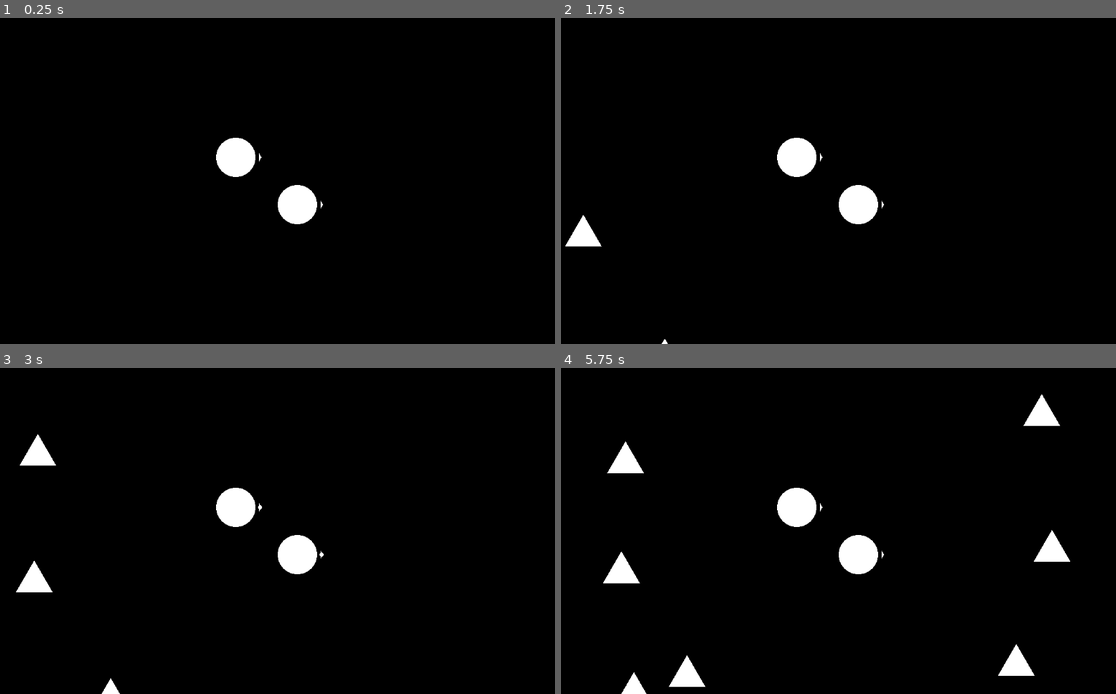
Above: before the commit, frames 1-4 (two rows, left to right).
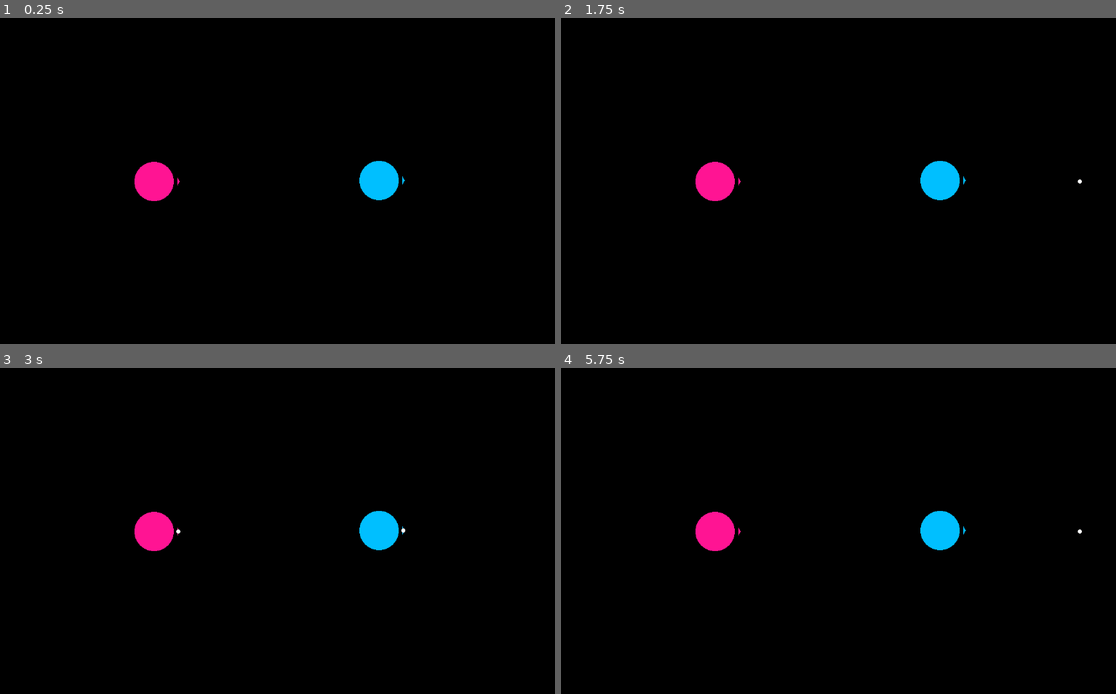
Above: after the commit, the same moments.

Repository: Kiryume/now-there-are-two
Game: Godot game, scene res://main.tscn
Same seed, same stepped clock (60 frames per second), same inputs: the game is played once before the commit and once after it.
Inputs:
- Up to frame 1 (0.25 s): no input
- Up to frame 2 (1.75 s): tap Enter at 0.5 s
- Up to frame 3 (3 s): no input
- Up to frame 4 (5.75 s): no input

The runs differ from the first frame. In frame 1, 2.8% of the frame differs, in the area x 24-74%, y 36-64%; in frame 2, 3.1%; in frame 3, 3.6%; in frame 4, 5.0%, in the area x 7-94%, y 8-100%.
Error before the commit: Invalid assignment of property or key 'color' with value of type 'Color' on a base object of type 'null instance'. (res://Player/Player.gd:16)

Commit message:
add more intuitive movement

Diff:
--- a/Enemies/enemy.gd
+++ b/Enemies/enemy.gd
@@ -1,8 +1,9 @@
 class_name Enemy
 extends CharacterBody2D
 
-
 const SPEED = 20.0
+# Adjust this value to make rotation faster or slower
+const ROTATION_SPEED = 5.0
 
 var players: Array[Player]
 
@@ -10,15 +11,20 @@
 	players = PlayerList.players
 
 func _physics_process(delta: float) -> void:
-	var player1 = players[0]
-	var player2 = players[1]
-	var closestPlayerPosition: Vector2
-	if player1.position.distance_to(position) < player2.position.distance_to(position):
-		closestPlayerPosition = player1.position
+	var player1: Player = players[0]
+	var player2: Player = players[1]
+	var closest_player: Player
+
+	if player1.position.distance_squared_to(position) < player2.position.distance_squared_to(position):
+		closest_player = player1
 	else:
-		closestPlayerPosition = player2.position
-	var direction :Vector2= closestPlayerPosition - position
-	direction = direction.normalized()
-	velocity = direction * SPEED
+		closest_player = player2
+	var direction = closest_player.position - position
+	if direction.length_squared() > 0.1:
+		var target_angle = direction.angle() - 0.5
+		rotation = lerp_angle(rotation, target_angle, delta * ROTATION_SPEED)
+		velocity = direction.normalized() * SPEED
+	else:
+		velocity = Vector2.ZERO
 
 	move_and_slide()
--- a/MainScene.gd
+++ b/MainScene.gd
@@ -1,7 +1,7 @@
 extends Node2D
 
 @onready
-var players: Array[Player] = [$Player, $Player2]
+var players: Array[Player] = [$PlayerManager/Player, $PlayerManager/Player2]
 
 func _ready():
 	PlayerList.set_players(players)
--- a/Player/Player.gd
+++ b/Player/Player.gd
@@ -2,49 +2,46 @@
 class_name Player
 
 @export
-var speed := 300.
+var speed := 500.
 
 @export
-var player_select := 1
+var player_select := "left"
 
 
 @onready
-var text : ColorRect = $ColorRect
+var text : ColorRect = $Texture
+
+@onready
+var muzzle_text : ColorRect = $Bullets2/MuzzleTexture
+
+var target_color: Color
 
 func _ready():
-	if player_select == 1:
-		text.color = Color.RED
+	if player_select == "left":
+		target_color = Color.DEEP_PINK
 	else:
-		text.color = Color.BLUE
+		target_color = Color.DEEP_SKY_BLUE
+
+	text.color = target_color
+	muzzle_text.color = target_color
 
 const MAX_COLLISION_COUNT = 10
 
 func take_collision_dmg(enemy: Enemy):
 	pass
 
-func _physics_process(delta: float) -> void:
-	# --- 1. Get input direction ---
-	var prefix = "p" + str(player_select)
+func _physics_process(_delta: float) -> void:
+	var prefix = player_select
 	var p1x := Input.get_axis(prefix + "_move_left", prefix + "_move_right")
 	var p1y := Input.get_axis(prefix + "_move_up", prefix + "_move_down")
 
-	# --- 2. Normalize the direction vector (FIX 2) ---
-	# This ensures you don't move faster diagonally.
 	var input_direction = Vector2(p1x, p1y).normalized()
 
-	# --- Set velocity using a REASONABLE speed (FIX 1) ---
-	# 'speed' is pixels-per-second. 300 is a normal value.
 	velocity = input_direction * speed
+	if input_direction != Vector2.ZERO:
+		rotation = input_direction.angle()
 
-	# --- 3. Move and check for ONE collision (FIX 3) ---
-	var collision = move_and_collide(velocity * delta)
+	if input_direction == Vector2.ZERO:
+		velocity = Vector2.ZERO
 
-	# If a collision happened, 'collision' will not be null.
-	if collision:
-		# Check what we hit
-		var collider = collision.get_collider()
-		if collider is Enemy:
-			take_collision_dmg(collider)
-
-		# Optional: If you want to bounce, you could do this:
-		# velocity = velocity.bounce(collision.get_normal())
+	move_and_slide()
--- a/enemies.gd
+++ b/enemies.gd
@@ -1,7 +1,7 @@
 extends Node2D
 
 @export
-var spawn_offset = 500.;
+var spawn_offset = 1000.;
 
 @export
 var max_enemies = 20;
--- a/main.tscn
+++ b/main.tscn
@@ -1,29 +1,18 @@
-[gd_scene load_steps=6 format=3 uid="uid://cn1sduxcwk4b3"]
+[gd_scene load_steps=7 format=3 uid="uid://cn1sduxcwk4b3"]
 
 [ext_resource type="Script" uid="uid://dlbokws333ddg" path="res://MainScene.gd" id="1_h2yge"]
 [ext_resource type="PackedScene" uid="uid://di3akrsmx4at3" path="res://Player/Player.tscn" id="1_ig7tw"]
 [ext_resource type="Script" uid="uid://dywkyivbyklps" path="res://Camera.gd" id="2_0xm2m"]
 [ext_resource type="PackedScene" uid="uid://w2su3uda5cm" path="res://Enemies/Enemy.tscn" id="2_1bvp3"]
+[ext_resource type="Script" uid="uid://buw4bcy01nfq1" path="res://player_manager.gd" id="5_7mycd"]
 [ext_resource type="Script" uid="uid://c3d4xvna50ase" path="res://enemies.gd" id="5_lquwl"]
 
 [node name="Node2D" type="Node2D"]
 script = ExtResource("1_h2yge")
 
-[node name="Player" parent="." instance=ExtResource("1_ig7tw")]
-position = Vector2(122, 94)
-speed = 150.0
-player_select = 1
-acceleration = 0.5
-
-[node name="Player2" parent="." instance=ExtResource("1_ig7tw")]
-position = Vector2(244, 188)
-speed = 150.0
-player_select = 2
-acceleration = 0.5
-
 [node name="Camera2D" type="Camera2D" parent="." node_paths=PackedStringArray("targets")]
 script = ExtResource("2_0xm2m")
-targets = [NodePath("../Player"), NodePath("../Player2")]
+targets = [NodePath("../PlayerManager/Player"), NodePath("../PlayerManager/Player2")]
 
 [node name="EnemySpawnTimer" type="Timer" parent="."]
 wait_time = 0.5
@@ -33,4 +22,14 @@
 script = ExtResource("5_lquwl")
 enemyscene = ExtResource("2_1bvp3")
 
+[node name="PlayerManager" type="Node2D" parent="."]
+script = ExtResource("5_7mycd")
+
+[node name="Player" parent="PlayerManager" instance=ExtResource("1_ig7tw")]
+position = Vector2(-246, 2)
+
+[node name="Player2" parent="PlayerManager" instance=ExtResource("1_ig7tw")]
+position = Vector2(200, 0)
+player_select = "right"
+
 [connection signal="timeout" from="EnemySpawnTimer" to="Enemies" method="_on_enemy_spawn_timer_timeout"]
--- /dev/null
+++ b/player_manager.gd
@@ -0,0 +1,11 @@
+extends Node2D
+
+
+@onready
+var player1: Player = $Player
+@onready
+var player2: Player = $Player2
+
+# Called every frame. 'delta' is the elapsed time since the previous frame.
+func _process(delta: float) -> void:
+	pass
--- a/project.godot
+++ b/project.godot
@@ -21,49 +21,49 @@
 
 [input]
 
-p1_move_left={
+left_move_left={
 "deadzone": 0.2,
 "events": [Object(InputEventJoypadMotion,"resource_local_to_scene":false,"resource_name":"","device":-1,"axis":0,"axis_value":-1.0,"script":null)
 , Object(InputEventKey,"resource_local_to_scene":false,"resource_name":"","device":-1,"window_id":0,"alt_pressed":false …(182 unchanged characters)…
 ]
 }
-p1_move_right={
+left_move_right={
 "deadzone": 0.2,
 "events": [Object(InputEventKey,"resource_local_to_scene":false,"resource_name":"","device":-1,"window_id":0,"alt_press …(192 unchanged characters)…
 , Object(InputEventJoypadMotion,"resource_local_to_scene":false,"resource_name":"","device":-1,"axis":0,"axis_value":1.0,"script":null)
 ]
 }
-p1_move_up={
+left_move_up={
 "deadzone": 0.2,
 "events": [Object(InputEventKey,"resource_local_to_scene":false,"resource_name":"","device":-1,"window_id":0,"alt_press …(192 unchanged characters)…
 , Object(InputEventJoypadMotion,"resource_local_to_scene":false,"resource_name":"","device":-1,"axis":1,"axis_value":-1.0,"script":null)
 ]
 }
-p1_move_down={
+left_move_down={
 "deadzone": 0.2,
 "events": [Object(InputEventKey,"resource_local_to_scene":false,"resource_name":"","device":-1,"window_id":0,"alt_press …(192 unchanged characters)…
 , Object(InputEventJoypadMotion,"resource_local_to_scene":false,"resource_name":"","device":-1,"axis":1,"axis_value":1.0,"script":null)
 ]
 }
-p2_move_left={
+right_move_left={
 "deadzone": 0.2,
 "events": [Object(InputEventKey,"resource_local_to_scene":false,"resource_name":"","device":-1,"window_id":0,"alt_press …(195 unchanged characters)…
 , Object(InputEventJoypadMotion,"resource_local_to_scene":false,"resource_name":"","device":-1,"axis":2,"axis_value":-1.0,"script":null)
 ]
 }
-p2_move_right={
+right_move_right={
 "deadzone": 0.2,
 "events": [Object(InputEventKey,"resource_local_to_scene":false,"resource_name":"","device":-1,"window_id":0,"alt_press …(195 unchanged characters)…
 , Object(InputEventJoypadMotion,"resource_local_to_scene":false,"resource_name":"","device":-1,"axis":2,"axis_value":1.0,"script":null)
 ]
 }
-p2_move_up={
+right_move_up={
 "deadzone": 0.2,
 "events": [Object(InputEventKey,"resource_local_to_scene":false,"resource_name":"","device":-1,"window_id":0,"alt_press …(195 unchanged characters)…
 , Object(InputEventJoypadMotion,"resource_local_to_scene":false,"resource_name":"","device":-1,"axis":3,"axis_value":-1.0,"script":null)
 ]
 }
-p2_move_down={
+right_move_down={
 "deadzone": 0.2,
 "events": [Object(InputEventKey,"resource_local_to_scene":false,"resource_name":"","device":-1,"window_id":0,"alt_press …(195 unchanged characters)…
 , Object(InputEventJoypadMotion,"resource_local_to_scene":false,"resource_name":"","device":-1,"axis":3,"axis_value":1.0,"script":null)
Not shown, added: player_manager.gd.uid
